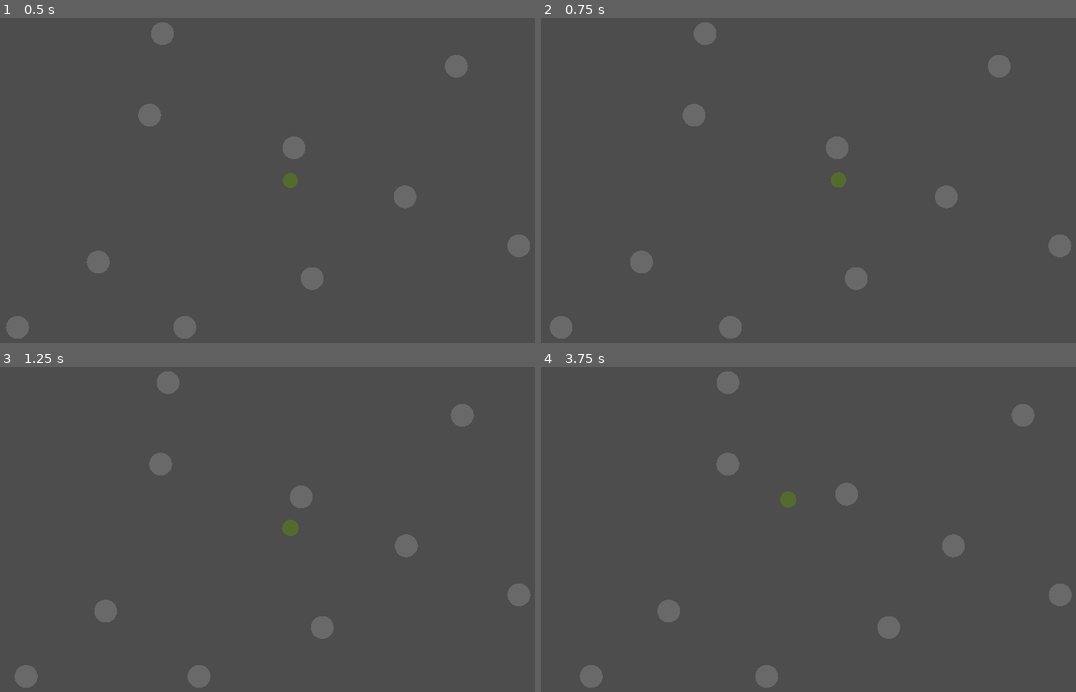
Above: before the commit, frames 1-4 (two rows, left to right).
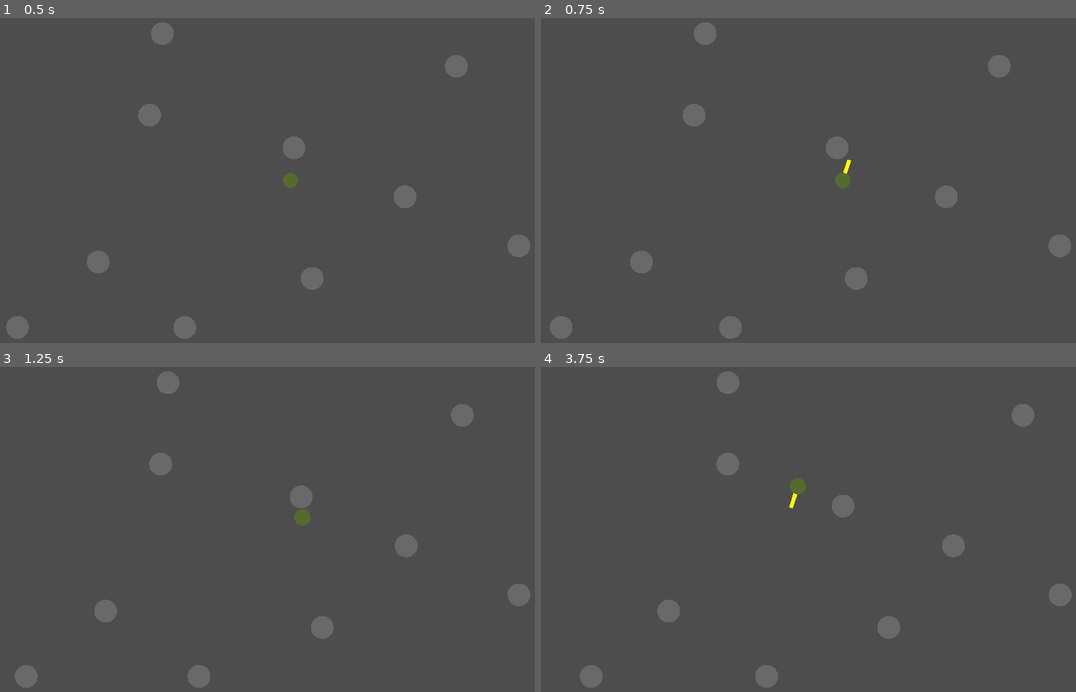
Above: after the commit, the same moments.

Repository: ralabate/cylinder-sorcerer
Game: Godot game, scene res://main.tscn
Two runs of this game, one before a commit and one after it. Both use one fixed random seed, a clock stepped at 60 frames per second and the inputs below.
Inputs:
- Up to frame 1 (0.5 s): no input
- Up to frame 2 (0.75 s): hold W from 0.53 s (still down); hold J from 0.53 s (still down)
- Up to frame 3 (1.25 s): keep holding W; keep holding J
- Up to frame 4 (3.75 s): release J at 1.28 s; tap H at 1.35, 2.85 s; release W at 2.03 s; hold J 2.03-2.78 s; hold A 2.03-3.53 s; hold S from 3.53 s (still down); hold J from 3.53 s (still down)

Frame 1 is identical in both runs. In frame 2, 0.1% of the frame differs, in the area x 54-59%, y 43-53%; in frame 3, 0.2%; in frame 4, 0.6%, in the area x 44-60%, y 34-47%.

Commit message:
extend length of sword animation when the hit connects, add invincibility during attack

Diff:
--- a/cylinder-sorcerer/main.gd
+++ b/cylinder-sorcerer/main.gd
@@ -3,11 +3,11 @@
 const PLAYER_SPEED = 0.03
 const PLAYER_RADIUS = 0.5
 const PLAYER_SIZE = 1.0
-const PLAYER_ATTACK_ROOT_MOTION = 0.20
-
-const PLAYER_SWORD_FRAMES = 11
-const PLAYER_SWORD_ATTACK_START_ANGLE = -PI/2.0
-const PLAYER_SWORD_ATTACK_ANGLE_INCREMENT = (PI - 0.05*2)/(PLAYER_SWORD_FRAMES - 2)
+const PLAYER_ATTACK_ROOT_MOTION = 0.40
+
+const PLAYER_SWORD_FRAMES = 17
+const PLAYER_SWORD_ATTACK_START_ANGLE = -PI/2.0 - 0.5
+const PLAYER_SWORD_ATTACK_ANGLE_INCREMENT = 2*PI / PLAYER_SWORD_FRAMES
 const PLAYER_SWORD_LENGTH = 1.2
 const PLAYER_SWORD_DEBUG_SPHERE_SIZE = 0.15
 
@@ -135,16 +135,20 @@
 	if sword_frame < PLAYER_SWORD_FRAMES:
 		sword.show()
 
-		sword_pivot.transform = sword_pivot.transform.rotated(Vector3.UP, PLAYER_SWORD_ATTACK_ANGLE_INCREMENT)
-
-		if sword_frame == 1 or sword_frame == 2:
-			sword_pivot.transform = Transform3D.IDENTITY
-			sword_pivot.transform = sword_pivot.transform.rotated(Vector3.UP, PLAYER_SWORD_ATTACK_START_ANGLE)
-		elif sword_frame == PLAYER_SWORD_FRAMES - 1:
-			pass
-		else:
-			player.pos.x += cos(player.theta) * (PLAYER_ATTACK_ROOT_MOTION / PLAYER_SWORD_FRAMES)
-			player.pos.z -= sin(player.theta) * (PLAYER_ATTACK_ROOT_MOTION / PLAYER_SWORD_FRAMES)
+		match sword_frame:
+			0:
+				pass # set up above, on impact
+			_ when sword_frame < 4:
+				sword_pivot.transform = sword_pivot.transform.rotated(Vector3.UP, 0.5 * PLAYER_SWORD_ATTACK_ANGLE_INCREMENT)
+			_ when sword_frame < 7:
+				sword_pivot.transform = sword_pivot.transform.rotated(Vector3.UP, 2 * PLAYER_SWORD_ATTACK_ANGLE_INCREMENT)
+				player.pos.x += cos(player.theta) * (PLAYER_ATTACK_ROOT_MOTION / PLAYER_SWORD_FRAMES)
+				player.pos.z -= sin(player.theta) * (PLAYER_ATTACK_ROOT_MOTION / PLAYER_SWORD_FRAMES)
+			_ when sword_frame < PLAYER_SWORD_FRAMES:
+				sword_pivot.transform = sword_pivot.transform.rotated(Vector3.UP, 0.3 * PLAYER_SWORD_ATTACK_ANGLE_INCREMENT)
+				player.pos.x += cos(player.theta) * (PLAYER_ATTACK_ROOT_MOTION / PLAYER_SWORD_FRAMES) * 0.4
+				player.pos.z -= sin(player.theta) * (PLAYER_ATTACK_ROOT_MOTION / PLAYER_SWORD_FRAMES) * 0.4
+
 	else:
 		sword_pivot.transform = Transform3D.IDENTITY
 		#figure out how to tilt sword
@@ -200,6 +204,7 @@
 			b.knockback_dir = b.knockback_dir.normalized()
 			b.hp -= 1
 			b.speed *= -1.5
+			sword_frame = 0
 
 		if b.hurt_frame <= BADDIE_HURT_FRAMES:
 
@@ -245,7 +250,7 @@
 
 		b.mesh_instance.transform.origin = b.pos
 
-		if b.hurt_frame > BADDIE_HURT_FRAMES && is_overlapping(b.pos, b.radius, player.pos, player.radius):
+		if b.hurt_frame > BADDIE_HURT_FRAMES && is_overlapping(b.pos, b.radius, player.pos, player.radius) and sword_frame > PLAYER_SWORD_FRAMES:
 			player.pos = Vector3.ZERO
 			player.theta = randf_range(-PI, PI)
 			# player.anim_data[hurt_frame] = 1
